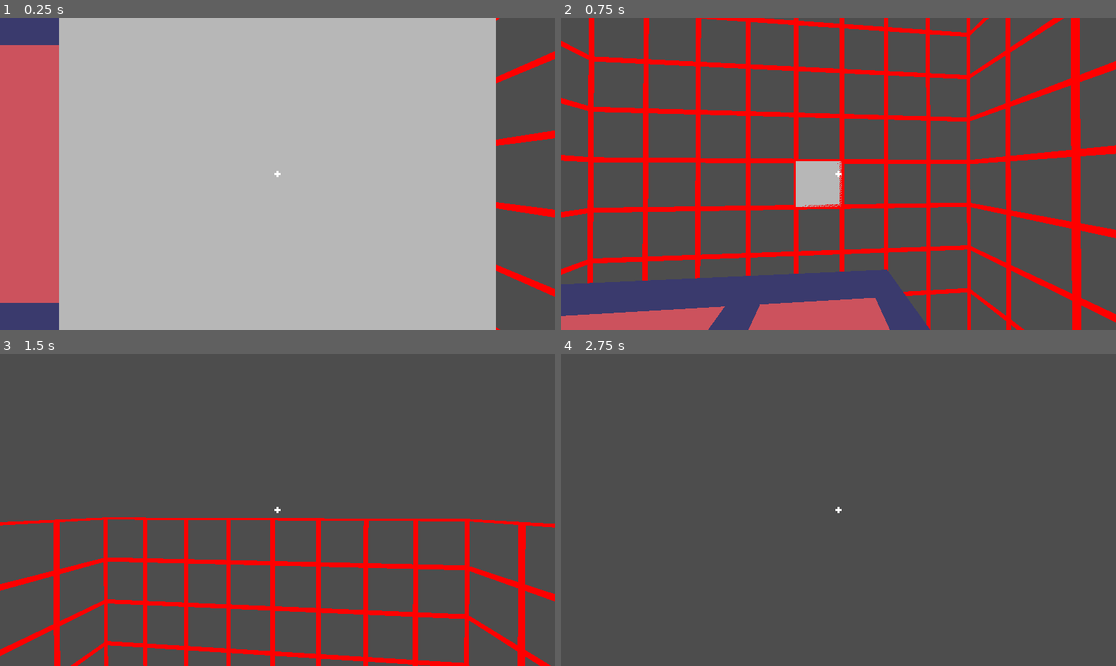
Above: before the commit, frames 1-4 (two rows, left to right).
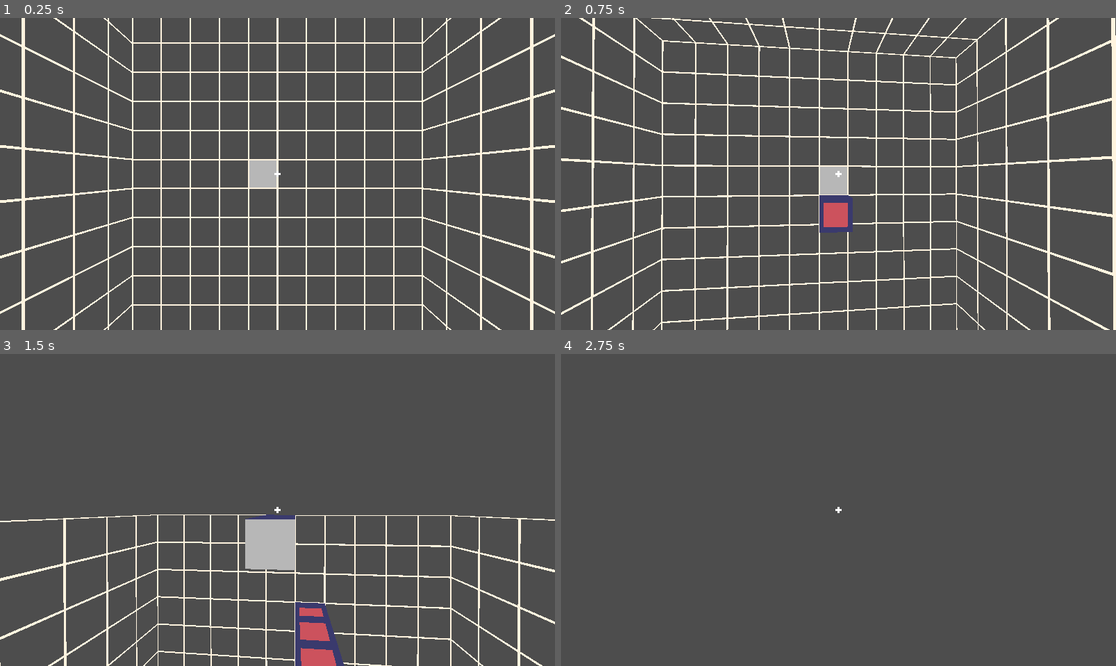
Above: after the commit, the same moments.

Repository: Hardware7253/Voxel-Demo
Game: Godot game, scene res://scenes/main.tscn
The game is run twice, just before and just after one commit, with the same random seed, the same clock (stepped at 60 frames per second) and the same inputs.
Inputs (mouse positions are in pixels of both pictures, inside the frame that each line leads up to):
- Up to frame 1 (0.25 s): no input
- Up to frame 2 (0.75 s): tap Enter at 0.5 s; move the mouse to (866, 174) at 0.52 s; press the mouse at (866, 174) at 0.53 s; hold Space (fly_up) from 0.53 s (still down)
- Up to frame 3 (1.5 s): keep holding Space (fly_up); tap Q (quick_place, bound only after the commit) at 0.8, 1.35 s; move the mouse to (249, 510) at 1.27 s; release the mouse at (249, 510) at 1.28 s
- Up to frame 4 (2.75 s): keep holding Space (fly_up); click (810, 510) at 1.55 s; move the mouse to (849, 503) at 2.02 s; hold Q (quick_place, bound only after the commit) from 2.03 s (still down); right-click (849, 503) at 2.1 s

The runs differ from the first frame. In frame 1, 91% of the frame differs, in the area x 0-100%, y 0-100%; in frame 2, 36%; in frame 3, 15%; in frame 4, nothing differs.

Commit message:
Improved grid plane placement

Diff:
--- a/project.godot
+++ b/project.godot
@@ -78,6 +78,11 @@
 "events": [Object(InputEventKey,"resource_local_to_scene":false,"resource_name":"","device":-1,"window_id":0,"alt_press …(192 unchanged characters)…
 ]
 }
+quick_place={
+"deadzone": 0.2,
+"events": [Object(InputEventKey,"resource_local_to_scene":false,"resource_name":"","device":-1,"window_id":0,"alt_pressed":false,"shift_pressed":false,"ctrl_pressed":false,"meta_pressed":false,"pressed":false,"keycode":0,"physical_keycode":81,"key_label":0,"unicode":113,"location":0,"echo":false,"script":null)
+]
+}
 
 [layer_names]
 
--- a/scenes/grid_box.tscn
+++ b/scenes/grid_box.tscn
@@ -3,6 +3,6 @@
 [ext_resource type="Script" uid="uid://bc1nyn3qivw31" path="res://scripts/grid_box.gd" id="1_fvmlu"]
 [ext_resource type="PackedScene" uid="uid://w8fsuaqq0028" path="res://scenes/grid_plane_mesh.tscn" id="2_iyy3w"]
 
-[node name="StaticBody3D" type="Node3D" unique_id=1515182297]
+[node name="GridBox" type="Node3D" unique_id=1515182297]
 script = ExtResource("1_fvmlu")
 grid_plane = ExtResource("2_iyy3w")
--- a/scenes/main.tscn
+++ b/scenes/main.tscn
@@ -15,28 +15,23 @@
 
 [node name="Main" type="Node3D" unique_id=2033617752]
 
-[node name="BlockGrid" type="Node3D" parent="." unique_id=498222449 node_paths=PackedStringArray("block_detector", "plane_detector", "adjacency_checker")]
+[node name="BlockGrid" type="Node3D" parent="." unique_id=498222449 node_paths=PackedStringArray("block_detector", "adjacency_checker")]
 script = ExtResource("1_o5qli")
 highlight = ExtResource("4_tbgi4")
 block = ExtResource("3_tefeu")
 block_detector = NodePath("../Player/BlockDetector")
-plane_detector = NodePath("../Player/PlaneDetector")
 adjacency_checker = NodePath("AdjacencyChecker")
 
 [node name="AdjacencyChecker" type="Node3D" parent="BlockGrid" unique_id=1322730032]
 script = ExtResource("4_tefeu")
 
-[node name="Player" type="Node3D" parent="." unique_id=1066406455]
+[node name="Player" type="Node3D" parent="." unique_id=1066406455 node_paths=PackedStringArray("grid_box")]
 transform = Transform3D(-1, 0, -8.742278e-08, 0, 1, 0, 8.742278e-08, 0, -1, 0, 0, -7.72)
 script = ExtResource("3_sugp2")
 mouse_sensitivity = 1.5
+grid_box = NodePath("../GridBox")
 
 [node name="Camera3D" type="Camera3D" parent="Player" unique_id=619911490]
-
-[node name="PlaneDetector" type="RayCast3D" parent="Player" unique_id=891284266]
-transform = Transform3D(1, 0, 0, 0, -1.3113416e-06, -1, 0, 30, -4.371139e-08, 0, 0, 0)
-collision_mask = 3
-debug_shape_custom_color = Color(0.1404, 0.12900001, 0.3, 0)
 
 [node name="BlockDetector" type="RayCast3D" parent="Player" unique_id=395879583]
 transform = Transform3D(1, 0, 0, 0, -1.3113416e-06, -1, 0, 30, -4.371139e-08, 0, 0, 0)
@@ -59,4 +54,4 @@
 texture_filter = 1
 texture = ExtResource("1_jyhfs")
 
-[node name="StaticBody3D" parent="." unique_id=1515182297 instance=ExtResource("7_o6xl0")]
+[node name="GridBox" parent="." unique_id=1515182297 instance=ExtResource("7_o6xl0")]
--- a/scripts/block_globals.gd
+++ b/scripts/block_globals.gd
@@ -7,6 +7,10 @@
 
 # Key should be a Vector3i for the block positioin
 var blocks_dict := {}
+
+# Defines the min and max x, y, and z coordinates for block placements
+# The vector 2 is ordered min, max
+var placement_limits: Array[Vector2]
 
 # Converts a blocks global position to a blocks_dict key
 func to_grid(pos: Vector3) -> Vector3i:
@@ -22,3 +26,33 @@
 # Converts any vector3 to the nearest block integer position
 func to_nearest_block_pos(pos: Vector3) -> Vector3i:
 	return Vector3i((pos / BLOCK_SIZE).round() * BLOCK_SIZE)
+
+# Reset placement limits
+func reset_limits():
+	var min_max := Vector2(99999999, -99999999)
+	BlockGlobals.placement_limits = [min_max, min_max, min_max]
+
+func update_limits(pos: Vector3):
+	for i in range(3):
+		if pos[i] < placement_limits[i][0]:
+			placement_limits[i][0] = pos[i]
+		if pos[i] > placement_limits[i][1]:
+			placement_limits[i][1] = pos[i]
+
+# Returns true if the block position is within the placement limits
+func is_in_limits(pos: Vector3) -> bool:
+	for i in range(3):
+		var axis_limits := placement_limits[i]
+		var compare_val := pos[i]
+
+		if (compare_val < axis_limits[0] or compare_val > axis_limits[1]):
+			return false
+
+	return true
+
+# Returns the center position calculated from the placement limits
+func get_limit_center() -> Vector3:
+	var center := Vector3.ZERO
+	for i in range(3):
+		center[i] = (placement_limits[i][0] + placement_limits[i][1]) / 2
+	return center
--- a/scripts/block_grid.gd
+++ b/scripts/block_grid.gd
@@ -4,12 +4,10 @@
 @export var block: PackedScene;
 
 @export var block_detector: RayCast3D
-@export var plane_detector: RayCast3D
 @export var adjacency_checker: Node3D
 
 var highlight_active := false
 var highlight_instance: Node3D # Instance of the highlight square
-# var highlighted_block_instance: Node3D
 var highlighted_block_pos: Vector3i
 var highlight_normal := Vector3.ZERO
 
@@ -24,13 +22,8 @@
 	var highlight_mesh = highlight_instance.get_child(0)
 	highlight_mesh.scale = Vector3(BlockGlobals.BLOCK_SIZE, 0.001, BlockGlobals.BLOCK_SIZE)
 
-	# Resize raycasts
+	# Resize raycast
 	block_detector.scale.y = BlockGlobals.BLOCK_HIGHLIGHT_LEN * BlockGlobals.BLOCK_SIZE
-	plane_detector.scale.y = BlockGlobals.BLOCK_HIGHLIGHT_LEN * BlockGlobals.BLOCK_SIZE
-
-	# Spawn some blocks
-	for i in range(0, 10):
-		place_block(Vector3(i * BlockGlobals.BLOCK_SIZE, 0, 0), block)
 
 func reset_highlight():
 	highlight_active = false
@@ -54,9 +47,8 @@
 
 # Highlight blocks and planes to allow placing blocks of them
 func highlight_blocks_planes():
-	if not highlight_block():
-		if not highlight_plane():
-			reset_highlight()
+	if not (highlight_block() or highlight_plane()):
+		reset_highlight()
 
 # Highlight the block that the block detector raycast is colliding with
 # Returns true if something is being highlighted
@@ -65,11 +57,15 @@
 		reset_highlight()
 		return false
 
-	var collision_normal = block_detector.get_collision_normal()
+	var collision_normal: Vector3 = block_detector.get_collision_normal()
 	var collider: Node3D = block_detector.get_collider()
 
 	if not is_instance_valid(collider):
 		return false
+
+	# Don't highlight out of limits
+	# if not BlockGlobals.is_in_limits(collision_normal * BlockGlobals.BLOCK_SIZE + collider.global_position):
+	# 	return false
 
 	set_highlight(collider.global_position, collision_normal)
 	return true
@@ -77,36 +73,48 @@
 
 # Highlight a position on the placement planes
 # Returns true if something is being highlighted
-func highlight_plane() -> bool:
-	if not plane_detector.is_colliding():
-		return false
+# The exclude parameters allows a node to be excluded from the raycast collision
+func highlight_plane(exclude: Node3D = null) -> bool:
+	var space_state = get_world_3d().direct_space_state
 
-	# Check for plane
-	var collider: Node3D = plane_detector.get_collider()
-	if is_instance_valid(collider):
-		if not collider.has_meta("plane_normal"):
+	var query = PhysicsRayQueryParameters3D.create(block_detector.global_position, block_detector.global_position - block_detector.global_basis.y)
+	if is_instance_valid(exclude):
+		query.exclude = [exclude]
+
+	var result = space_state.intersect_ray(query)
+	if result:
+		if not is_instance_valid(result.collider):
 			return false
 	else:
 		return false
 
+	# Check for plane
+	var collider: Node3D = result.collider
+	if not collider.has_meta("plane_normal"):
+		return false
+
 	# Check collision and plane normals face the same direction
 	var plane_normal: Vector3 = collider.get_meta("plane_normal")
-	var collision_normal = plane_detector.get_collision_normal()
+	var collision_normal = result.normal
 	if plane_normal.dot(collision_normal) < 0:
-		collision_normal = -collision_normal
+		return highlight_plane(collider)
 
-	var collision_point = plane_detector.get_collision_point()
+	var collision_point = result.position
 	var block_point = BlockGlobals.to_nearest_block_pos(collision_point - collision_normal)
 	set_highlight(Vector3(block_point), collision_normal)
 	return true
 
 
 # Places a block at the provided position and returns the instance
-# null will be returned if the position was occupied
+# null will be returned if the position was occupied or the position is out of bounds
 func place_block(block_pos: Vector3, block_scene: PackedScene, spawn_temp_block := false) -> Node3D:
 	var block_grid_pos: Vector3i = BlockGlobals.to_grid(block_pos)
 	if BlockGlobals.blocks_dict.has(block_grid_pos):
 		return null
+
+	if not BlockGlobals.is_in_limits(block_pos):
+		return null
+
 
 	var new_block: Node3D = block_scene.instantiate()
 	self.add_child(new_block);
@@ -138,23 +146,24 @@
 var next_block_offset: Vector3
 var temp_block: Node3D
 func place_blocks():
-	if Input.is_action_just_released("place_block") and is_instance_valid(temp_block):
+	if Input.is_action_just_released("quick_place") and is_instance_valid(temp_block):
 		temp_block.queue_free()
 		reset_highlight()
 
 	if not highlight_active:
 		return
 
-	if Input.is_action_just_pressed("place_block"):
+	if Input.is_action_just_pressed("place_block") or Input.is_action_just_pressed("quick_place"):
 		next_block_offset = highlight_normal * BlockGlobals.BLOCK_SIZE
 		var new_block_position = Vector3(highlighted_block_pos) + next_block_offset
 		place_block(new_block_position, block)
 
 		# Spawn temp block for placing multiple in a line
-		temp_block = place_temp_block(new_block_position, next_block_offset, block)
+		if Input.is_action_pressed("quick_place"):
+			temp_block = place_temp_block(new_block_position, next_block_offset, block)
 
 	# Place next blocks in the same direction if the key is held down
-	if Input.is_action_pressed("place_block") and is_instance_valid(temp_block):
+	if Input.is_action_pressed("quick_place") and is_instance_valid(temp_block):
 		if block_detector.is_colliding():
 			var collider: Node3D = block_detector.get_collider()
 			var temp_block_grid_pos: Vector3i = BlockGlobals.to_grid(temp_block.position)
@@ -180,8 +189,7 @@
 
 
 func _process(_delta: float) -> void:
-	# highlight_block()
-	# highlight_plane()
+	place_blocks()
+
+func _physics_process(_delta):
 	highlight_blocks_planes()
-	place_blocks()
-	# print("active:", highlight_active, " pos:", highlight_block_pos, " normal:", highlight_normal)
--- a/scripts/grid_box.gd
+++ b/scripts/grid_box.gd
@@ -1,12 +1,15 @@
 extends Node3D
 
-@export var grid_size := Vector3i(8, 10, 6)
+@export var grid_size := Vector3i(10, 11, 14)
 @export var grid_plane: PackedScene
 
-@export var line_thickness := 0.1
+@export var line_color: Color = Color.ANTIQUE_WHITE
+@export var line_thickness := 0.05
 
 const PLANE_MESH_NAME := "MeshInstance3D"
 const PLANE_COLLISION_SHAPE_NAME := "CollisionShape3D"
+
+signal grid_spawned(center_position)
 
 # Scales the plane mesh and collider
 # The container scale remains the same
@@ -24,14 +27,12 @@
 	material = material.duplicate()
 	mesh.material_override = material
 	material.set_shader_parameter("grid_size", Vector2(shader_grid_size))
-	material.set_shader_parameter("line_color", Color.RED)
+	material.set_shader_parameter("line_color", line_color)
 	material.set_shader_parameter("line_thickness", Vector2(line_thickness, line_thickness) / Vector2(shader_grid_size))
 
 # Spawn each face of the grid box
 func _ready() -> void:
-
 	var plane_dirs = [Vector3i.UP, Vector3i.DOWN, Vector3i.LEFT, Vector3i.RIGHT, Vector3i.FORWARD, Vector3i.BACK]
-
 	var plane_size_map = {
 		Vector3i.UP: Vector2(grid_size.x, grid_size.z),
 		Vector3i.DOWN: Vector2(grid_size.x, grid_size.z),
@@ -50,7 +51,6 @@
 		Vector3i.BACK: Vector3(-90, 0, 0),
 	}
 
-
 	var half_size = Vector3(grid_size) / 2.0
 	var plane_offset_map = {
 		Vector3i.UP: Vector3(0, half_size.y, 0),
@@ -62,6 +62,11 @@
 		Vector3i.FORWARD: Vector3(0, 0, -half_size.z),
 		Vector3i.BACK: Vector3(0, 0, half_size.z),
 	}
+
+	# Align grid to block placement grid
+	self.position += (half_size * BlockGlobals.BLOCK_SIZE) + (Vector3.ONE * BlockGlobals.BLOCK_SIZE / 2.0)
+
+	BlockGlobals.reset_limits()
 
 	for plane_dir in plane_dirs:
 		var plane: Node3D = grid_plane.instantiate()
@@ -76,6 +81,6 @@
 			plane.set_meta("plane_normal", -Vector3(plane_dir))
 		set_plane_shader_params(plane, plane_grid_size)
 
+		BlockGlobals.update_limits(plane.global_position)
 
-	# Align grid to block placement grid
-	self.position += Vector3.ONE * BlockGlobals.BLOCK_SIZE / 2
+	grid_spawned.emit(BlockGlobals.get_limit_center())
--- a/scripts/player_controller.gd
+++ b/scripts/player_controller.gd
@@ -4,13 +4,18 @@
 @export var mouse_sensitivity := 2.0
 @export var sprint_mod := 2.0
 
+@export var grid_box: Node3D
+
 var raw_speed = speed * BlockGlobals.BLOCK_SIZE
 
 var mouse_captured := true
 
-# Called when the node enters the scene tree for the first time.
 func _ready() -> void:
 	Input.set_mouse_mode(Input.MOUSE_MODE_CAPTURED)
+	grid_box.grid_spawned.connect(_on_grid_spawned)
+
+func _on_grid_spawned(grid_center: Vector3):
+	self.global_position = grid_center
 
 func _process(delta: float) -> void:
 	move_camera(delta)
